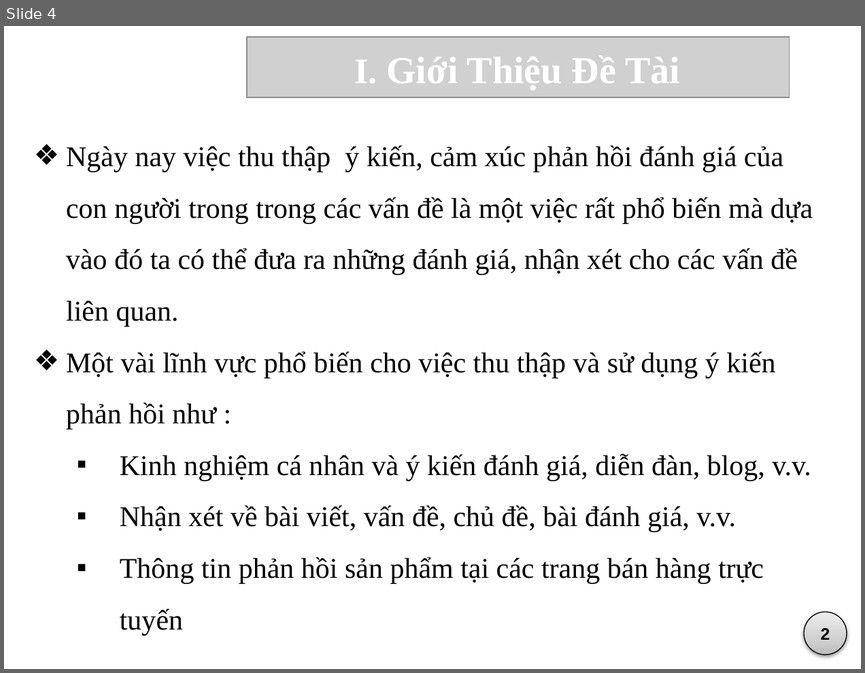
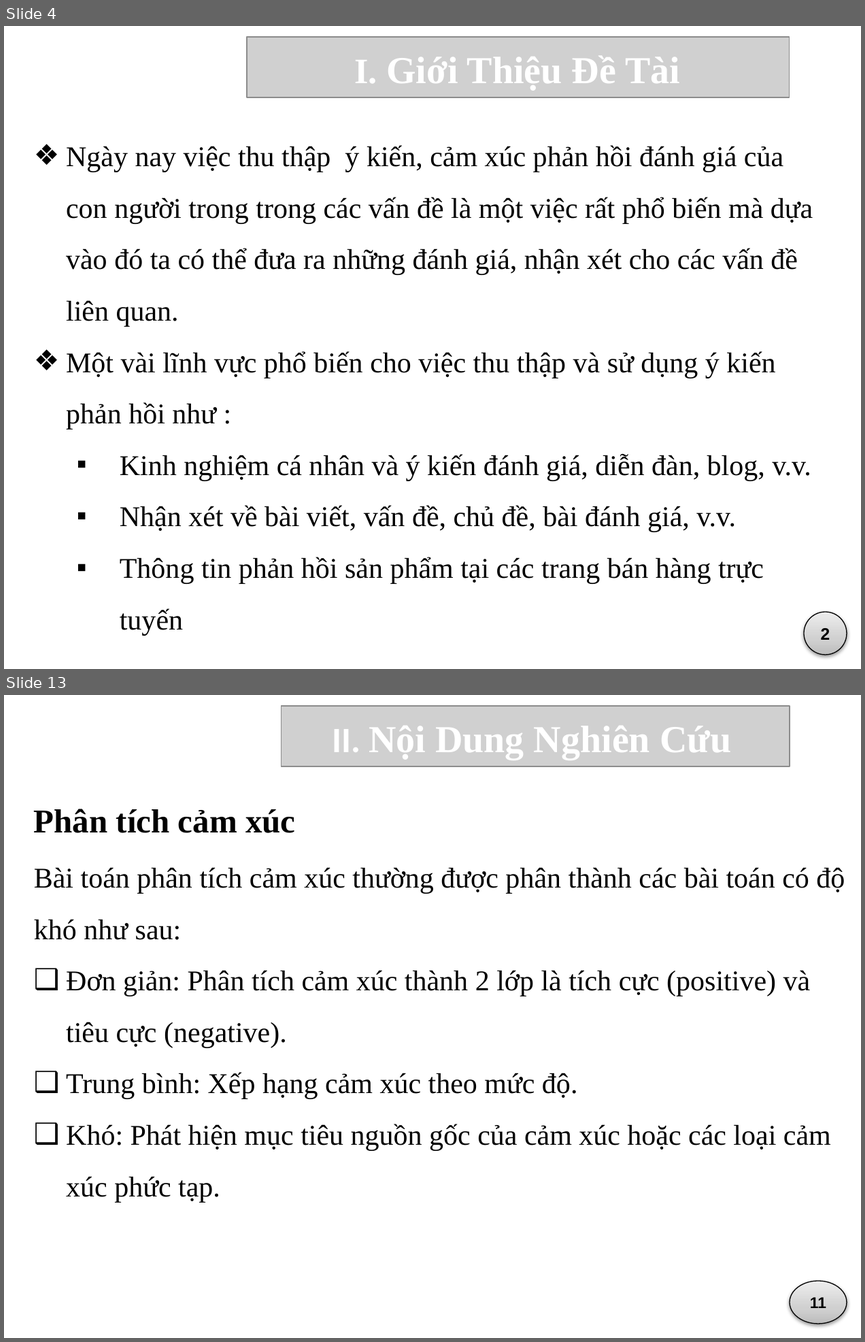
Before and after one commit to vominhquan1995/NLP, a slide deck: Document/ThuyetTrinh/BaoCao_v1.pptx. Shown one above the other, each under a label of ours: slide 4 before the commit, slides 4 and 13 after it; the slides between them are not shown. The pictures are 865x673 and 865x1342 pixels, drawn with LibreOffice and Linux fonts; fonts in the diff are those of the drawing; grey boxes stand for pictures; background and template pictures are left out. Boxes give left, top, right and bottom in pixels: in the first picture for what was removed or moved away, otherwise in the second. Text is boxed around its words. In the diff, an @@ line names an element or a change of style, - is before the commit and + after.

```diff
--- a/Document/ThuyetTrinh/BaoCao_v1.pptx
+++ b/Document/ThuyetTrinh/BaoCao_v1.pptx
@@ slide 13 added at box(4, 695, 861, 1338), background #FFFFFF @@
@@ picture added at box(281, 706, 789, 767) @@
@@ text added at box(332, 726, 731, 760), 32 pt, text #FFFFFF, bold @@
+II. Nội Dung Nghiên Cứu
@@ text added at box(34, 809, 295, 833), 28 pt, text #000000, bold @@
+Phân tích cảm xúc
@@ text added at box(34, 867, 844, 1202), 24 pt, text #000000 @@
+Bài toán phân tích cảm xúc thường được phân thành các bài toán có độ khó như sau:
+❑ Đơn giản: Phân tích cảm xúc thành 2 lớp là tích cực (positive) và tiêu cực (negative).
+❑ Trung bình: Xếp hạng cảm xúc theo mức độ.
+❑ Khó: Phát hiện mục tiêu nguồn gốc của cảm xúc hoặc các loại cảm xúc phức tạp.
@@ ellipse added at box(789, 1280, 847, 1323), fill gradient #BDBDBD to #D1D1D1 to #EEEEEE, outline #000000 0.75 pt, 13 pt, text #000000, bold @@
+11
```
Also in this commit, not shown: 7 slides changed, 20 other slides added, 13 slides removed.
